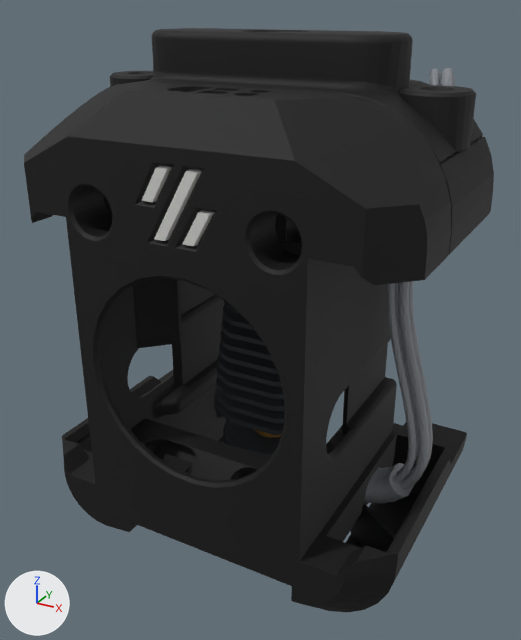
The glTF model web/models/dragonburner.glb: old version first, new version second.
Before and after are seen from a camera (50 mm lens) standing at (46.4, -88.4, 82.0) and looking at (-0.1, -3.8, 39.7). The lights are fixed; the arrows at lower left show +X, +Y and +Z. The older version comes first.

Names of what the first picture shows: 'toolhead__141518', 'toolhead__383b40', 'toolhead__8c9096', 'toolhead__d6d6d2' and 1 more.
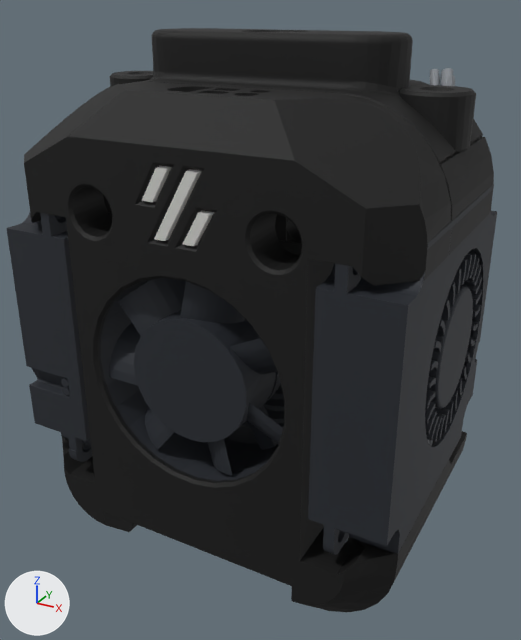
The change, as a diff of the scene's bpy script:
```diff
--- a/web/models/dragonburner.glb.py
+++ b/web/models/dragonburner.glb.py
@@ mat_material_2 @@
 mat_material_2 = principled_material('Material_2')
-mat_material_2.base_color = (0.267, 0.286, 0.31)  # grey #8d9297
+mat_material_2.base_color = (0.0353, 0.0392, 0.0471)  # dark grey #35383d
 mat_material_2.metallic = 0.1
@@ me_toolhead__383b40 @@
 me_toolhead__383b40.from_pydata(...)  # 3450 vertices, 6968 faces; spans x -9.4..9.4, y -8.0..8.0, z 2.4..49.1
-me_toolhead__383b40.materials.append(mat_material_1)  # dark grey #35383d
+me_toolhead__383b40.materials.append(mat_material_2)  # dark grey #35383d
@@ me_toolhead__8c9096 @@
 me_toolhead__8c9096.from_pydata(...)  # 5148 vertices, 10276 faces; spans x -2.0..25.5, y -3.2..9.3, z 11.8..74.6
-me_toolhead__8c9096.materials.append(mat_material_2)  # grey #8d9297
+me_toolhead__8c9096.materials.append(mat_material_3)  # grey #8d9297
@@ me_toolhead__2c2f34 @@
+me_toolhead__2c2f34.from_pydata(...)  # 4721 vertices, 9498 faces; spans x -27.5..27.5, y -23.8..16.2, z 19.8..59.8
+me_toolhead__2c2f34.materials.append(mat_material_1)  # dark grey #262a32
@@ ob_toolhead__2c2f34 @@
+ob_toolhead__2c2f34 = bpy.data.objects.new('toolhead__2c2f34', me_toolhead__2c2f34)
+ob_toolhead__2c2f34.location = (0.0, 0.0, 0.0)
```

Pixel boxes (x1, y1, x2, y2) of what changed, in the pictures (521 x 640 px):
'toolhead__2c2f34', added
    after: (6, 184, 497, 555)
